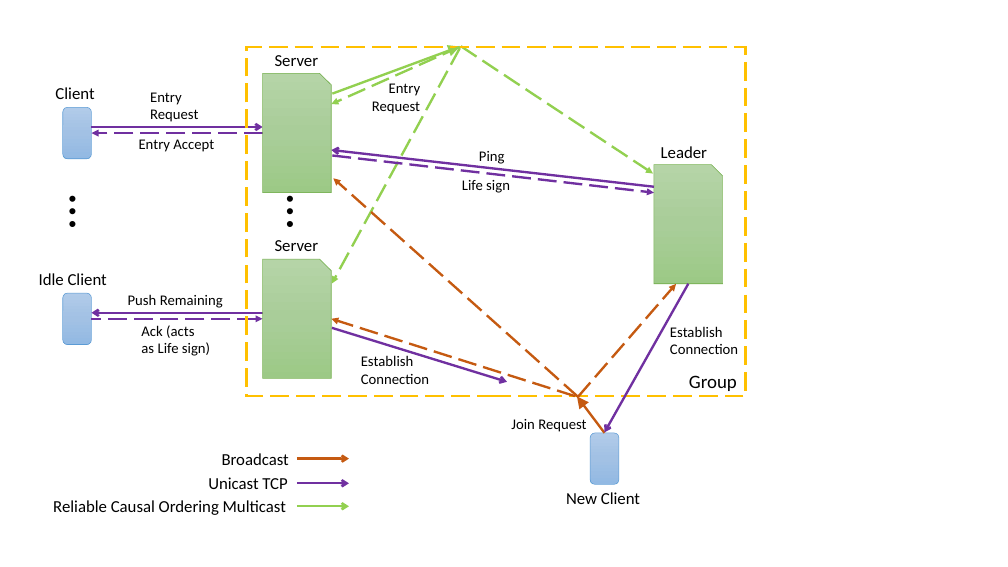
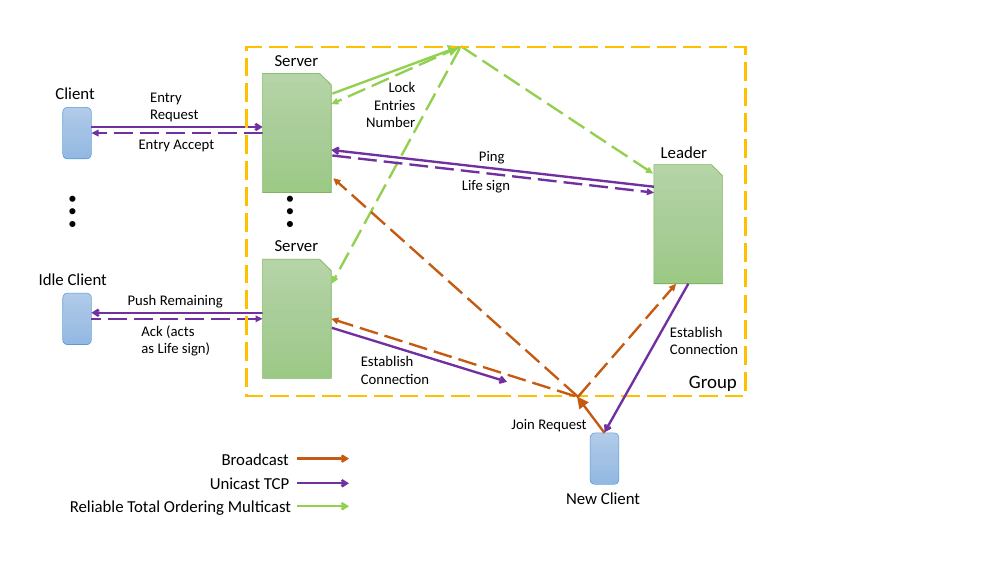
Before and after one commit to Conni2461/admission_handler, a slide deck: slide 1 of reports/report2/Architecture_Diagram.pptx. Drawn at 1008x567 pixels with LibreOffice and Linux fonts; fonts in the diff are those of the drawing. Boxes give left, top, right and bottom in pixels: in the first picture for what was removed or moved away, otherwise in the second. Text is boxed around its words. In the diff, an @@ line names an element or a change of style, - is before the commit and + after.

```diff
--- a/reports/report2/Architecture_Diagram.pptx
+++ b/reports/report2/Architecture_Diagram.pptx
@@ text at (x1=366, y1=82, x2=416, y2=132): text changed @@
-Entry Request
+Lock Entries Number
@@ text at (x1=70, y1=500, x2=291, y2=515): text changed @@
-Reliable Causal Ordering Multicast
+Reliable Total Ordering Multicast
```
Also in this commit, not shown: 5 other files.
